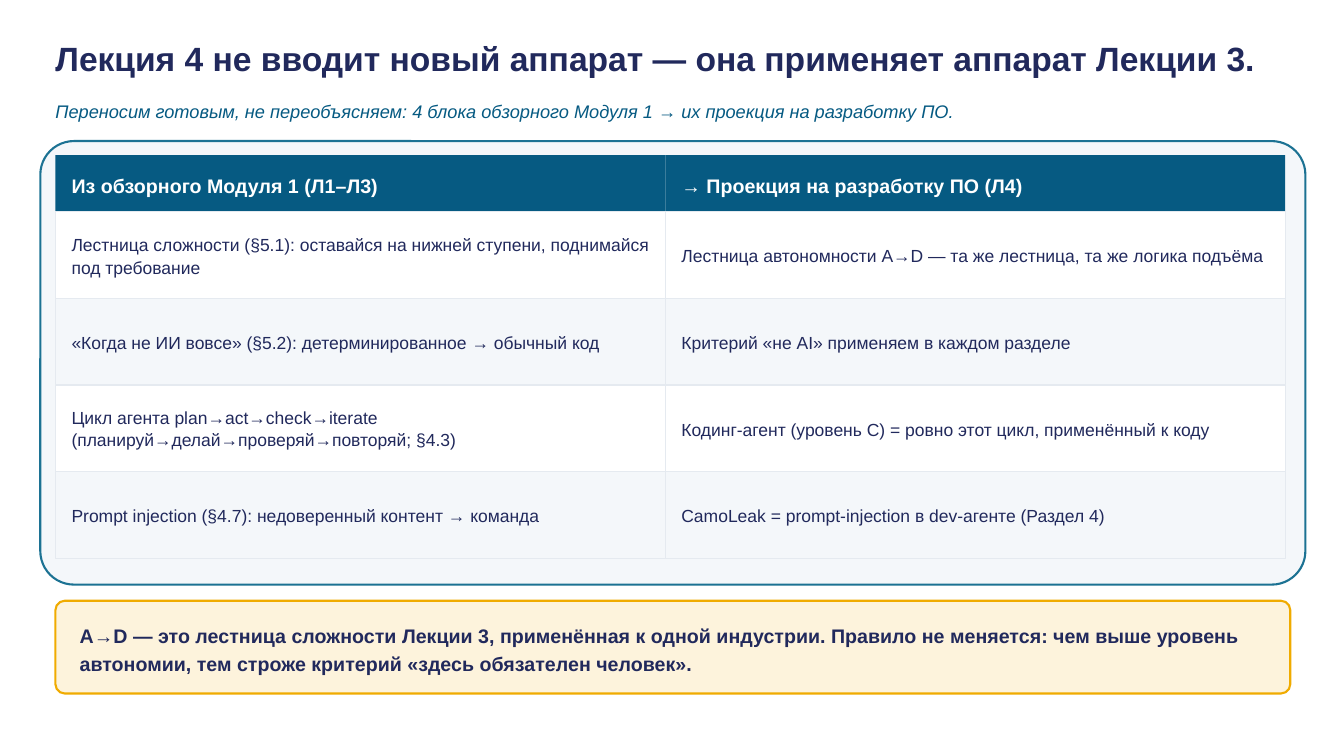
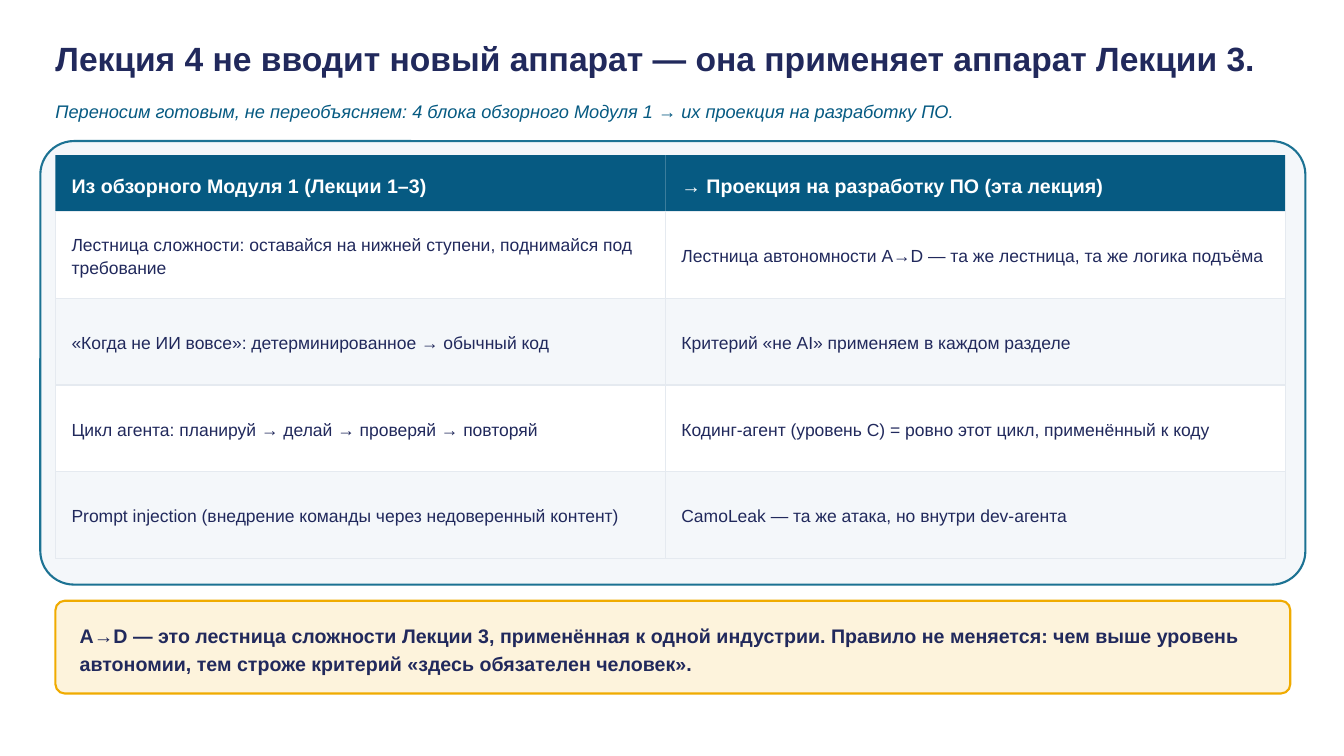
Before and after one commit to tellina-study/AI-usage-lessons, a slide deck: slide 3 of library/lectures/lec-04/rendered/lec-04.pptx. Drawn at 1344x756 pixels with LibreOffice and Linux fonts; fonts in the diff are those of the drawing. Boxes give left, top, right and bottom in pixels: in the first picture for what was removed or moved away, otherwise in the second. Text is boxed around its words. In the diff, an @@ line names an element or a change of style, - is before the commit and + after.

```diff
--- a/library/lectures/lec-04/rendered/lec-04.pptx
+++ b/library/lectures/lec-04/rendered/lec-04.pptx
@@ text at [72,178,426,197]: text changed @@
-Из обзорного Модуля 1 (Л1–Л3)
+Из обзорного Модуля 1 (Лекции 1–3)
@@ text at [706,178,1103,197]: text changed @@
-→ Проекция на разработку ПО (Л4)
+→ Проекция на разработку ПО (эта лекция)
@@ text at [72,238,632,278]: text changed @@
-Лестница сложности (§5.1): оставайся на нижней ступени, поднимайся под требование
+Лестница сложности: оставайся на нижней ступени, поднимайся под требование
@@ text at [72,336,549,353]: text changed @@
-«Когда не ИИ вовсе» (§5.2): детерминированное → обычный код
+«Когда не ИИ вовсе»: детерминированное → обычный код
@@ text at [72,423,537,440]: text changed @@
-Цикл агента plan→act→check→iterate
-(планируй→делай→проверяй→повторяй; §4.3)
+Цикл агента: планируй → делай → проверяй → повторяй
@@ text at [72,509,618,526]: text changed @@
-Prompt injection (§4.7): недоверенный контент → команда
+Prompt injection (внедрение команды через недоверенный контент)
@@ text at [681,509,1067,526]: text changed @@
-CamoLeak = prompt-injection в dev-агенте (Раздел 4)
+CamoLeak — та же атака, но внутри dev-агента
```
Also in this commit, not shown: 23 other slides changed, 2 slides added, 2 slides removed, 9 other files.
